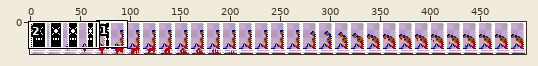
Sprite sheet, stored at Assets/Visuals/Tiles/anim/House_Safe.png. The first picture is a wide view before the edit; the outline marks the close-up.
Close-up. Old version:
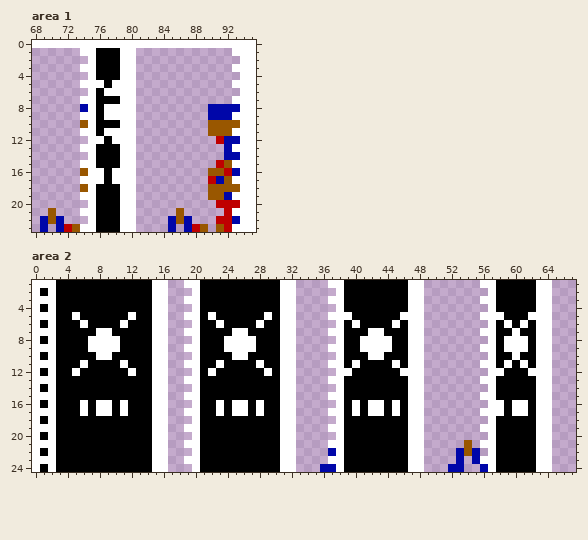
The file is 496x32 pixels. Shown: area 1: x 68..95, y 0..23; area 2: x 0..67, y 1..24.
And afterwards:
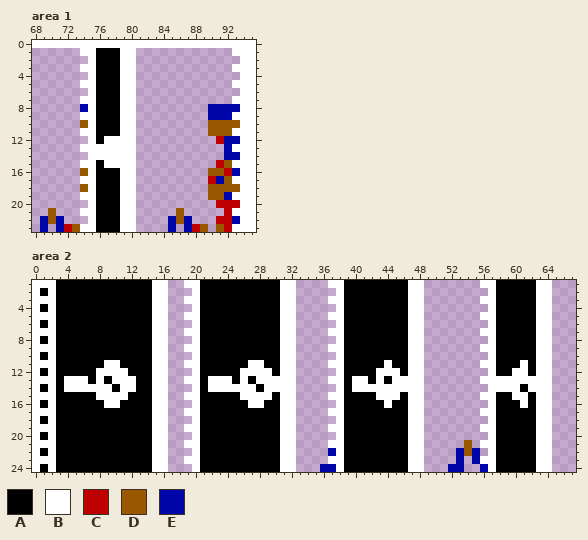
Palette (. is transparent): A #000000  B #ffffff  C #bf0000  D #995700  E #0006a9
Difference:
--- area 1
@@ x 74..80 @@
  4 .BAAABB
- 5 BBBABBB
- 6 .BABBBB
+ 5 BBAAABB
+ 6 .BAAABB
  7 BBAAABB
- 8 EBABBBB
- 9 BBABBBB
+ 8 EBAAABB
+ 9 BBAAABB
 10 DBAAABB
-11 BBABBBB
-12 .BBABBB
-13 BBAAABB
-14 .BAAABB
-15 BBAAABB
-16 DBBABBB
-17 BBBABBB
+11 BBAAABB
+12 .BABBBB
+13 BBBBBBB
+14 .BBBBBB
+15 BBABBBB
+16 DBAAABB
+17 BBAAABB
 18 DBAAABB
--- area 2
@@ x 0..67 @@
  4 BABAAAAAAAAAAAABB...BAAAAAAAAAABB.....BAAAAAAAABB........BAAAAABB...
- 5 BBBAABAAAAAABAABB..BBABAAAAAABABB....BBBAAAAAABBB.......BBBAAABBB...
- 6 BABAAABAAAABAAABB...BAABAAAABAABB.....BABAAAABABB........BABABABB...
- 7 BBBAAAAABBAAAAABB..BBAAAABBAAAABB....BBAAABBAAABB.......BBAABAABB...
- 8 BABAAAABBBBAAAABB...BAAABBBBAAABB.....BAABBBBAABB........BABBBABB...
- 9 BBBAAAABBBBAAAABB..BBAAABBBBAAABB....BBAABBBBAABB.......BBABBBABB...
-10 BABAAAAABBAAAAABB...BAAAABBAAAABB.....BAAABBAAABB........BAABAABB...
-11 BBBAAABAAAABAAABB..BBAABAAAABAABB....BBABAAAABABB.......BBABABABB...
-12 BABAABAAAAAABAABB...BABAAAAAABABB.....BBAAAAAABBB........BBAAABBB...
-13 BBBAAAAAAAAAAAABB..BBAAAAAAAAAABB....BBAAAAAAAABB.......BBAAAAABB...
-14 BABAAAAAAAAAAAABB...BAAAAAAAAAABB.....BAAAAAAAABB........BAAAAABB...
-15 BBBAAAAAAAAAAAABB..BBAAAAAAAAAABB....BBAAAAAAAABB.......BBAAAAABB...
-16 BABAAABABBABAAABB...BAABABBABAABB.....BABABBABABB........BBABBABB...
-17 BBBAAABABBABAAABB..BBAABABBABAABB....BBABABBABABB.......BBBABBABB...
+ 5 BBBAAAAAAAAAAAABB..BBAAAAAAAAAABB....BBAAAAAAAABB.......BBAAAAABB...
+ 6 BABAAAAAAAAAAAABB...BAAAAAAAAAABB.....BAAAAAAAABB........BAAAAABB...
+ 7 BBBAAAAAAAAAAAABB..BBAAAAAAAAAABB....BBAAAAAAAABB.......BBAAAAABB...
+ 8 BABAAAAAAAAAAAABB...BAAAAAAAAAABB.....BAAAAAAAABB........BAAAAABB...
+ 9 BBBAAAAAAAAAAAABB..BBAAAAAAAAAABB....BBAAAAAAAABB.......BBAAAAABB...
+10 BABAAAAAAAAAAAABB...BAAAAAAAAAABB.....BAAAAAAAABB........BAAAAABB...
+11 BBBAAAAAABBAAAABB..BBAAAAAABBAABB....BBAAAAABAABB.......BBAAABABB...
+12 BABAAAAABBBBAAABB...BAAAAABBBBABB.....BAAAABBBABB........BAABBABB...
+13 BBBABBBABABBBAABB..BBABBBABABBBBB....BBABBABABBBB.......BBBBBBBBB...
+14 BABABBBBBBABBAABB...BABBBBBBABBBB.....BABBBBBBBBB........BBBBABBB...
+15 BBBAAAAABBBBAAABB..BBAAAAABBBBABB....BBAAAABBBABB.......BBAABBABB...
+16 BABAAAAAABBAAAABB...BAAAAAABBAABB.....BAAAAABAABB........BAAABABB...
+17 BBBAAAAAAAAAAAABB..BBAAAAAAAAAABB....BBAAAAAAAABB.......BBAAAAABB...
 18 BABAAAAAAAAAAAABB...BAAAAAAAAAABB.....BAAAAAAAABB........BAAAAABB...
Boxes around the changes in both close-ups, in picture pixels (x1, y1, x2, y2):
changed: (96, 80, 120, 184)
changed: (64, 312, 136, 416)
changed: (208, 312, 280, 416)
changed: (344, 312, 408, 416)
changed: (496, 312, 536, 416)
